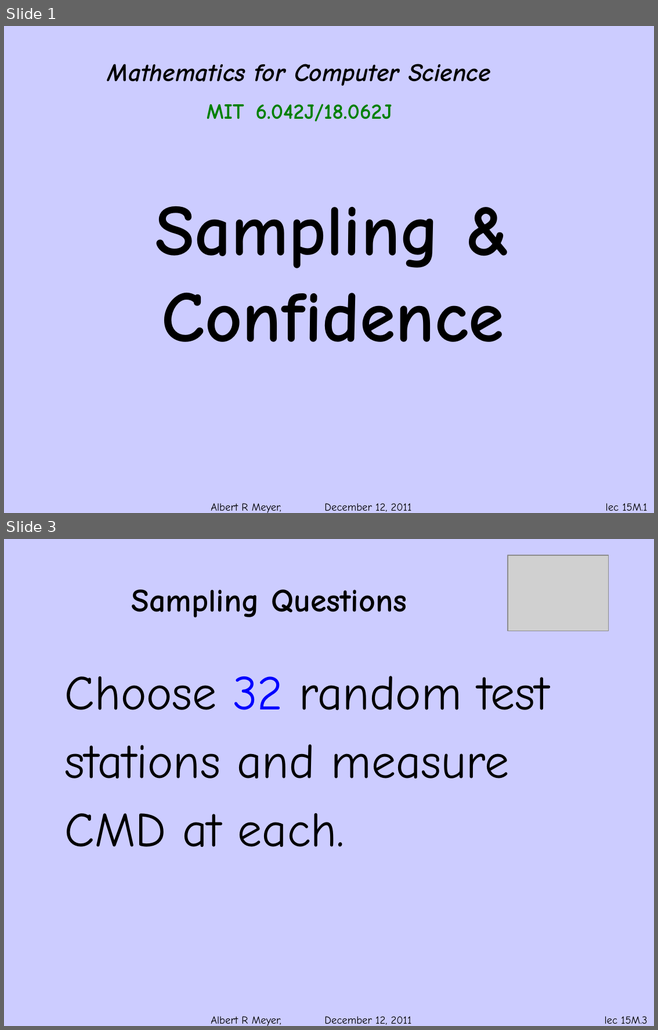
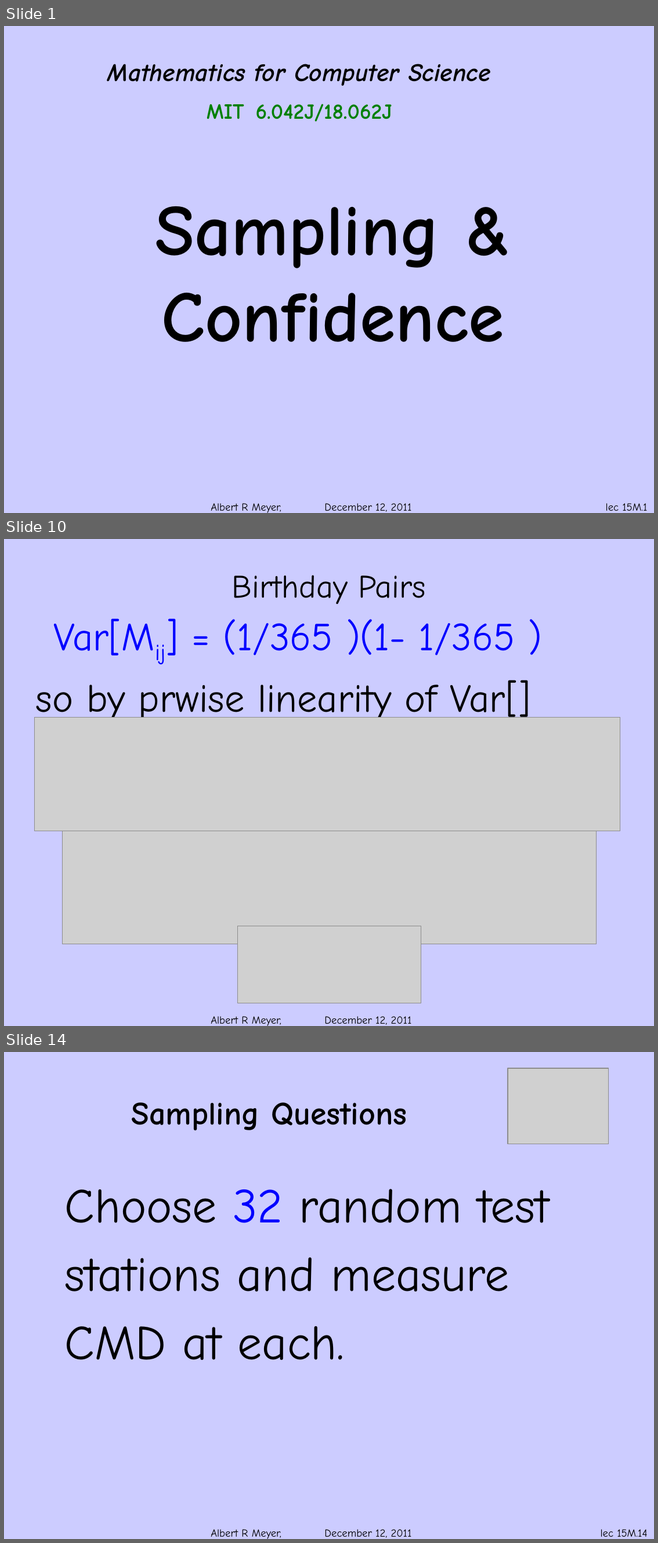
Before and after one commit to armeyer/mcs_web, a slide deck: fall11/slidesF11/slides15m.pptx. Shown one above the other, each under a label of ours: slides 1 and 3 before the commit, slides 1, 10 and 14 after it; the slides between them are not shown. The pictures are 658x1030 and 658x1543 pixels, drawn with LibreOffice and Linux fonts; fonts in the diff are those of the drawing; grey boxes stand for pictures; background and template pictures are left out. Boxes give left, top, right and bottom in pixels: in the first picture for what was removed or moved away, otherwise in the second. Text is boxed around its words. In the diff, an @@ line names an element or a change of style, - is before the commit and + after.

```diff
--- a/fall11/slidesF11/slides15m.pptx
+++ b/fall11/slidesF11/slides15m.pptx
@@ slide 10 added at (x1=4, y1=539, x2=654, y2=1026), background #CCCCFF; not listed: 1 template element that a slide beside it also shows @@
@@ title added at (x1=232, y1=575, x2=426, y2=604), 36 pt, text #000000 @@
+Birthday Pairs
@@ text added at (x1=53, y1=618, x2=515, y2=656), 44 pt, text #0000FF @@
+Var[Mij] = (1/365 )(1- 1/365 )
@@ text added at (x1=36, y1=680, x2=531, y2=724), 44 pt, text #000000 @@
+so by prwise linearity of Var[]
@@ picture added at (x1=35, y1=717, x2=620, y2=831) @@
@@ picture added at (x1=63, y1=831, x2=596, y2=944) @@
@@ picture added at (x1=238, y1=926, x2=421, y2=1004) @@
@@ what was slide 3 is now slide 14 @@
@@ page number at (x1=600, y1=1529, x2=647, y2=1537): text changed @@
-lec 15M.3
+lec 15M.14
```
Also in this commit, not shown: 2 slides changed, 10 other slides added.
